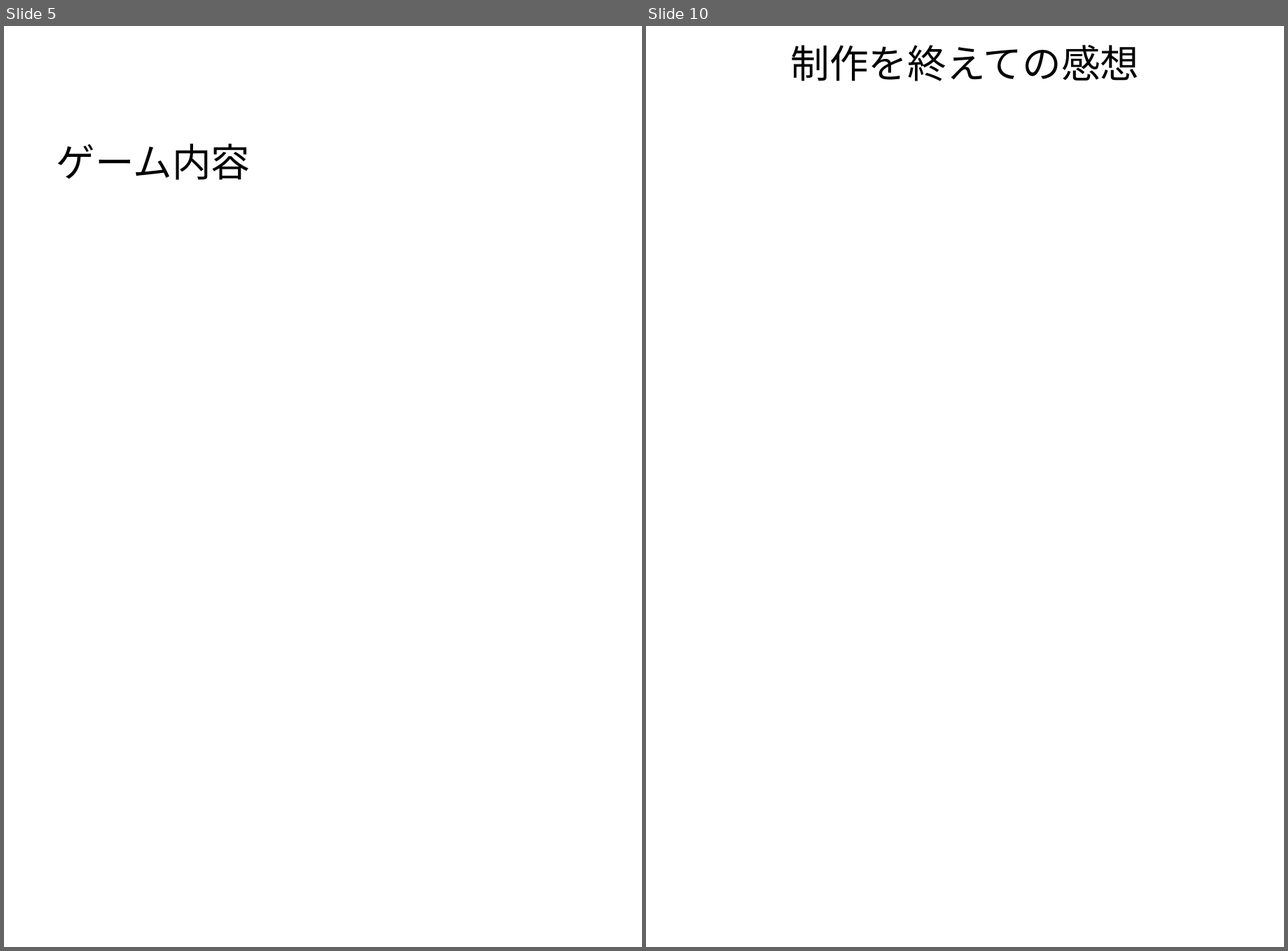
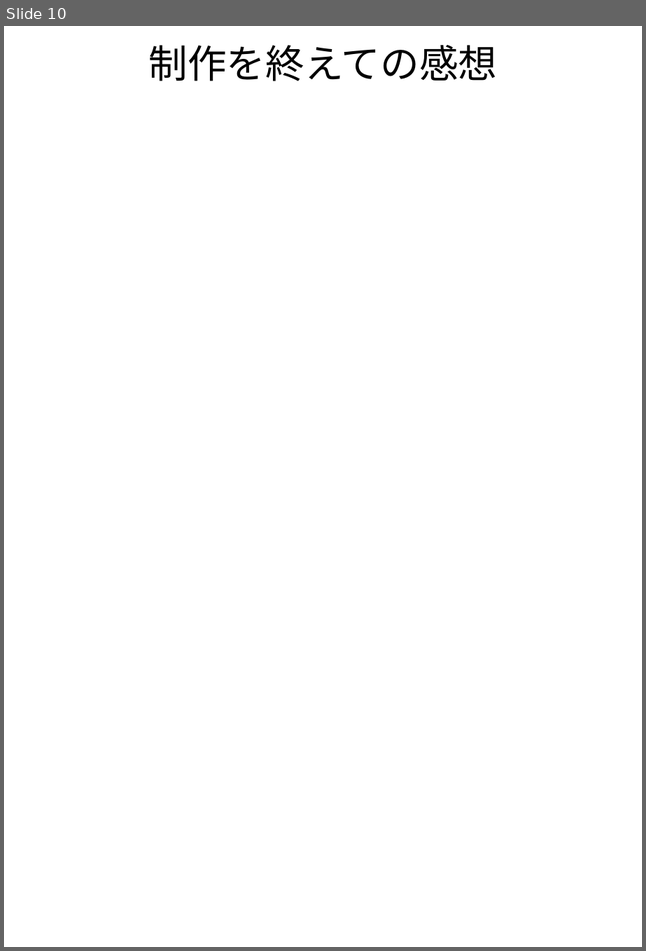
Before and after one commit to TomoyaKanazaki/Graduation, a slide deck: 99_pranning/卒プレアーカイブ.pptx. Shown side by side, each under a label of ours: slides 5 and 10 before the commit, slide 10 after it; the slides between them are not shown. The pictures are 1288x951 and 646x951 pixels, drawn with LibreOffice and Linux fonts; fonts in the diff are those of the drawing. Boxes give left, top, right and bottom in pixels: in the first picture for what was removed or moved away, otherwise in the second. Text is boxed around its words. In the diff, an @@ line names an element or a change of style, - is before the commit and + after.

```diff
--- a/99_pranning/卒プレアーカイブ.pptx
+++ b/99_pranning/卒プレアーカイブ.pptx
@@ slide 5 removed at [4, 26, 642, 947], background #FFFFFF @@
@@ title removed at [56, 144, 250, 180] @@
-ゲーム内容
```
Also in this commit, not shown: 9 slides changed, 1 slide added.
